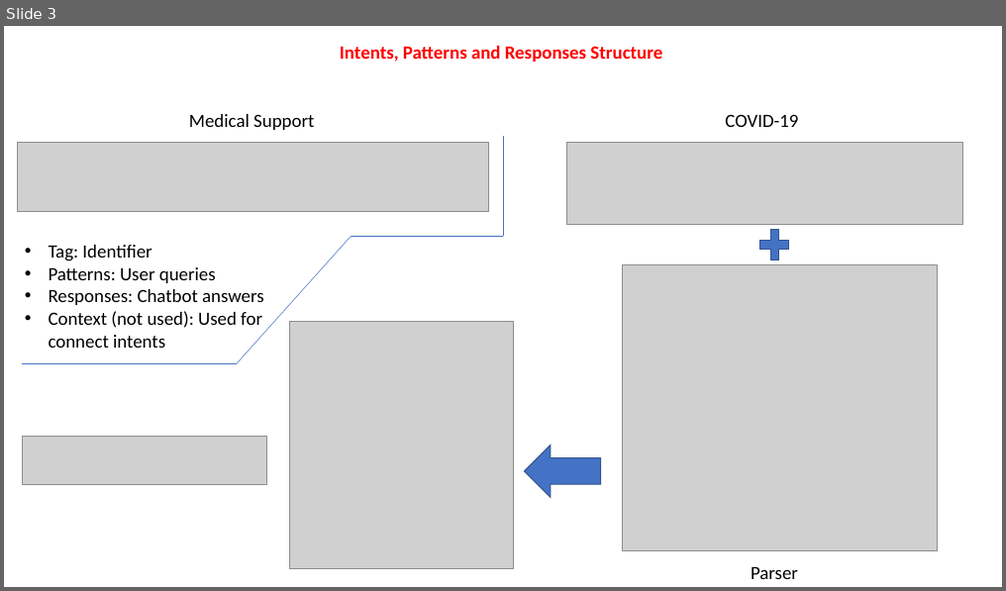
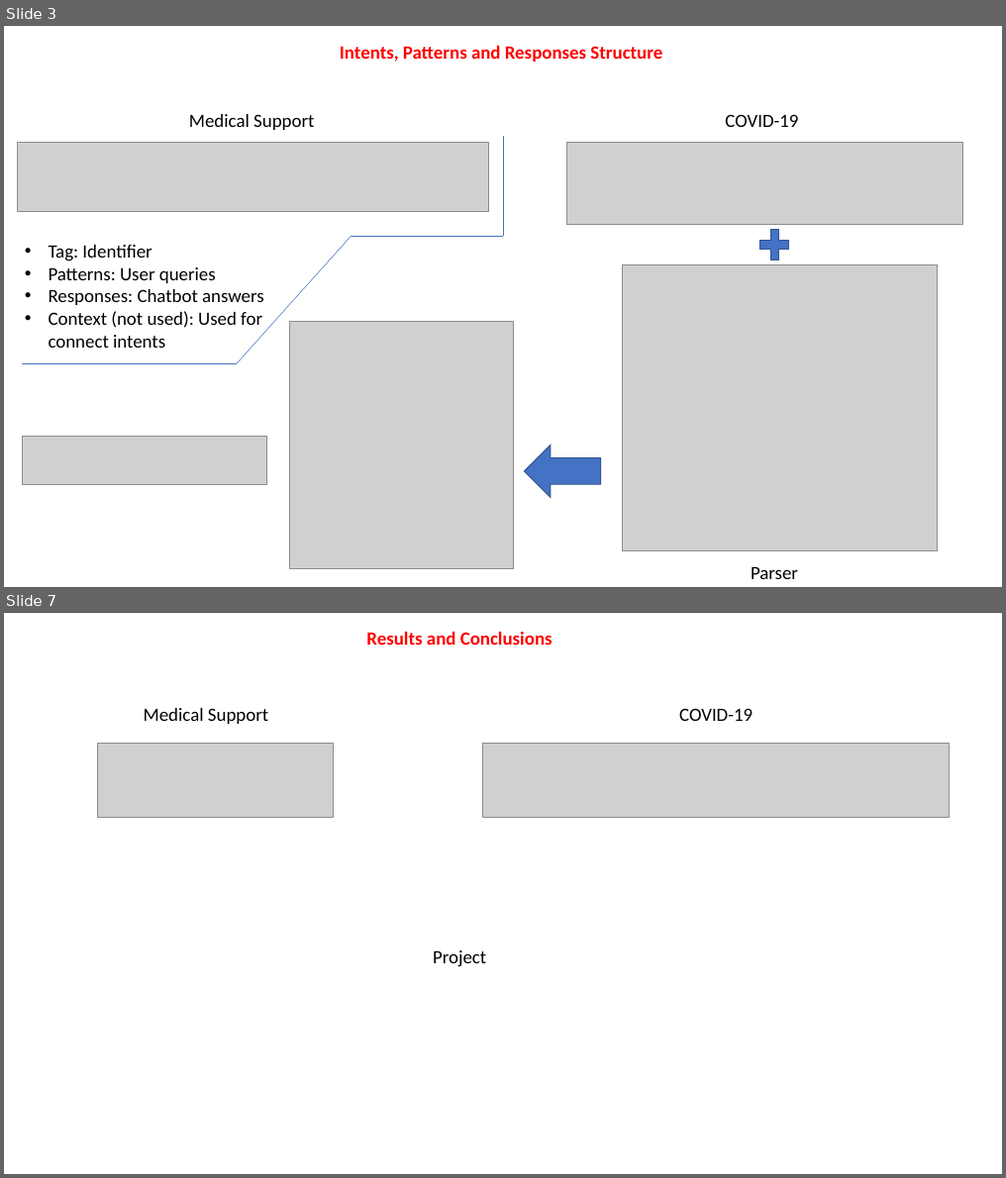
Before and after one commit to Alanespartan/Deep-Learning-Chatbot-Project, a slide deck: presentation.pptx. Shown one above the other, each under a label of ours: slide 3 before the commit, slides 3 and 7 after it; the slides between them are not shown. The pictures are 1006x591 and 1006x1178 pixels, drawn with LibreOffice and Linux fonts; fonts in the diff are those of the drawing; grey boxes stand for pictures. Boxes give left, top, right and bottom in pixels: in the first picture for what was removed or moved away, otherwise in the second. Text is boxed around its words. In the diff, an @@ line names an element or a change of style, - is before the commit and + after.

```diff
--- a/presentation.pptx
+++ b/presentation.pptx
@@ slide 7 added at <box>4,613,1002,1174</box>, background #FFFFFF @@
@@ text added at <box>366,631,552,645</box>, 18 pt, text #FF0000, bold @@
+Results and Conclusions
@@ text added at <box>144,708,268,724</box>, 18 pt, text #000000 @@
+Medical Support
@@ text added at <box>679,708,752,721</box>, 18 pt, text #000000 @@
+COVID-19
@@ picture added at <box>98,744,334,817</box> @@
@@ picture added at <box>482,744,949,817</box> @@
@@ text added at <box>433,951,486,967</box>, 18 pt, text #000000 @@
+Project
```
Also in this commit, not shown: 2 other slides added, 1 slide removed.
